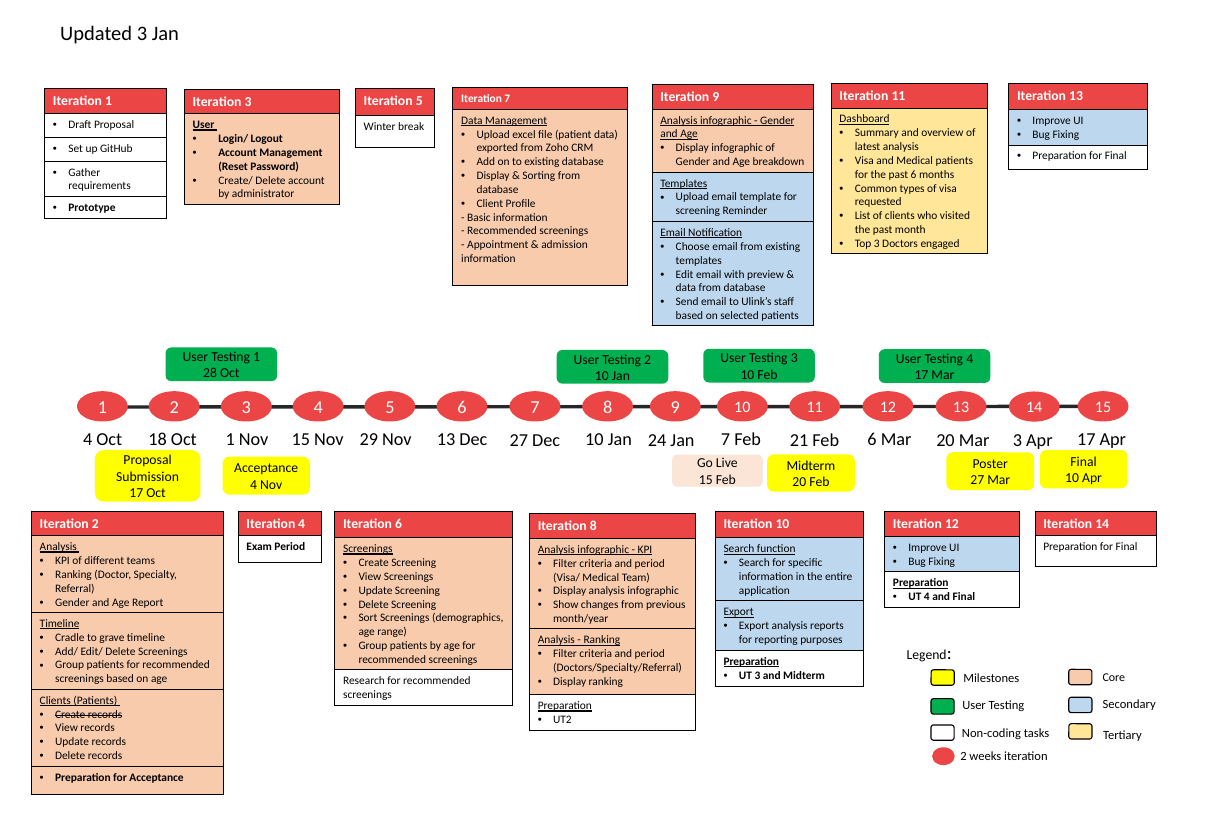
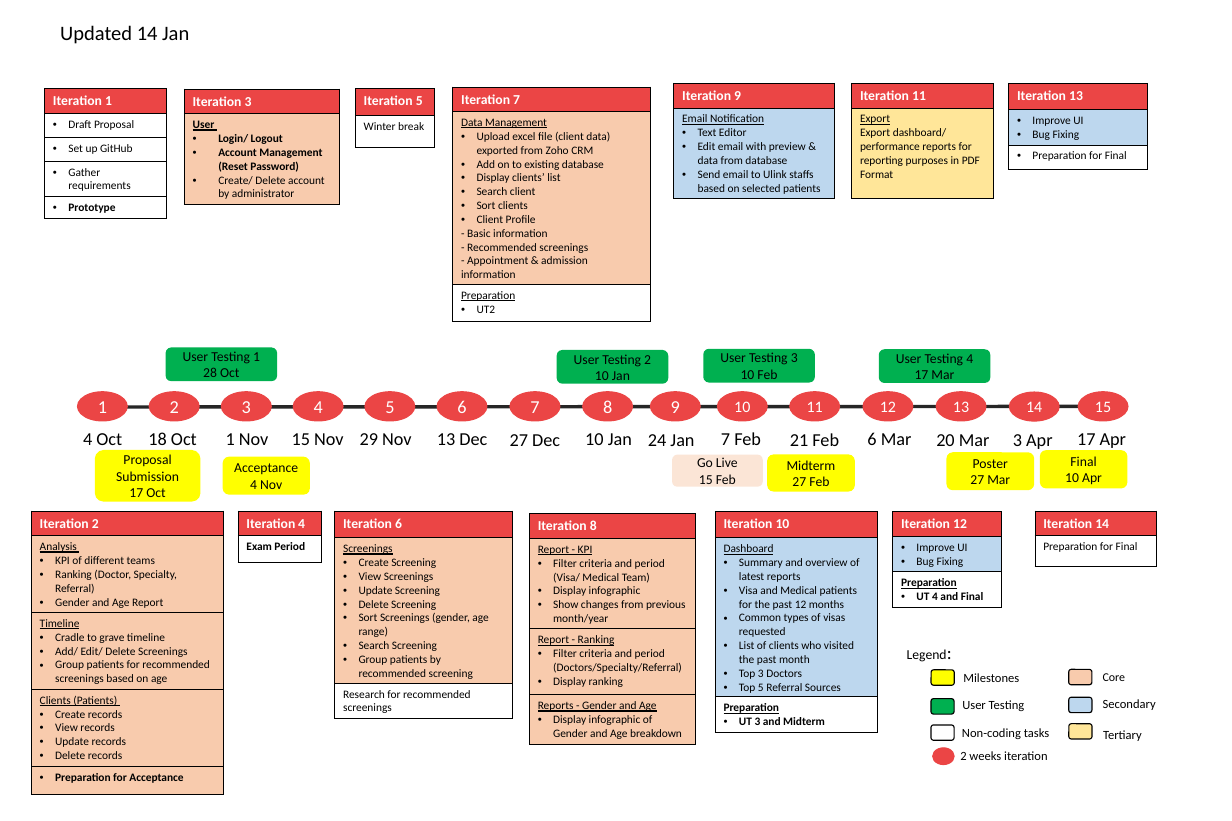
Before and after one commit to seankwok/Ulink, a slide deck: slide 1 of Documentation/Wiki Documents/4. PROJECT MANAGEMENT/Timeline/Timeline iterations edit.pptx. Drawn at 1232x821 pixels with LibreOffice and Linux fonts; fonts in the diff are those of the drawing. Boxes give left, top, right and bottom in pixels: in the first picture for what was removed or moved away, otherwise in the second. Text is boxed around its words. In the diff, an @@ line names an element or a change of style, - is before the commit and + after.

```diff
--- a/Documentation/Wiki Documents/4. PROJECT MANAGEMENT/Timeline/Timeline iterations edit.pptx
+++ b/Documentation/Wiki Documents/4. PROJECT MANAGEMENT/Timeline/Timeline iterations edit.pptx
@@ text at [60, 25, 189, 44]: text changed @@
-Updated 3 Jan
+Updated 14 Jan
@@ table at [453, 87, 650, 321] @@
-row 2: Data Management / Upload excel file (patient data) exported from Zoho CRM / Add on to existing database / Display & Sorting from database / Client Profile / - Basic information / - Recommended screenings / - Appointment & admission information
+row 2: Data Management / Upload excel file (client data) exported from Zoho CRM / Add on to existing database / Display clients’ list / Search client / Sort clients / Client Profile / - Basic information / - Recommended screenings / - Appointment & admission information
+row 3: Preparation / UT2
@@ table: place and size @@
-table at [453, 87, 627, 285]
+table at [453, 87, 650, 321]
@@ table at [674, 83, 835, 198] @@
-row 2: Analysis infographic - Gender and Age / Display infographic of Gender and Age breakdown
-row 3: Templates / Upload email template for screening Reminder
-row 4: Email Notification / Choose email from existing templates / Edit email with preview & data from database / Send email to Ulink’s staff based on selected patients
+row 2: Email Notification / Text Editor / Edit email with preview & data from database / Send email to Ulink staffs based on selected patients
@@ table: place and size @@
-table at [652, 85, 813, 339]
+table at [674, 83, 835, 198]
@@ table at [852, 83, 993, 198] @@
-row 2, column 1: Dashboard / Summary and overview of latest analysis / Visa and Medical patients for the past 6 months / Common types of visa requested / List of clients who visited the past month / Top 3 Doctors engaged
+row 2, column 1: Export / Export dashboard/ performance reports for reporting purposes in PDF Format
@@ table: place and size @@
-table at [831, 83, 987, 253]
+table at [852, 83, 993, 198]
@@ text in rounded rectangle at [792, 476, 829, 486]: text changed @@
-20 Feb
+27 Feb
@@ table at [31, 512, 223, 795] @@
@@ strikethrough off in "Create records" @@
@@ table at [335, 512, 513, 719] @@
-row 2, column 1: Screenings / Create Screening / View Screenings / Update Screening / Delete Screening / Sort Screenings (demographics, age range) / Group patients by age for recommended screenings
+row 2, column 1: Screenings / Create Screening / View Screenings / Update Screening / Delete Screening / Sort Screenings (gender, age range) / Search Screening / Group patients by recommended screening
@@ table at [530, 514, 696, 745] @@
-row 2, column 1: Analysis infographic - KPI / Filter criteria and period (Visa/ Medical Team) / Display analysis infographic / Show changes from previous month/year
+row 2, column 1: Report - KPI / Filter criteria and period (Visa/ Medical Team) / Display infographic / Show changes from previous month/year
-row 3, column 1: Analysis - Ranking / Filter criteria and period (Doctors/Specialty/Referral) / Display ranking
+row 3, column 1: Report - Ranking / Filter criteria and period (Doctors/Specialty/Referral) / Display ranking
-row 4, column 1: Preparation / UT2
+row 4, column 1: Reports - Gender and Age / Display infographic of Gender and Age breakdown
@@ fill none to #F8CBAD in row 4, column 1 @@
@@ table at [715, 512, 877, 733] @@
-row 2: Search function / Search for specific information in the entire application
-row 3: Export / Export analysis reports for reporting purposes
+row 2: Dashboard / Summary and overview of latest reports / Visa and Medical patients for the past 12 months / Common types of visas requested / List of clients who visited the past month / Top 3 Doctors / Top 5 Referral Sources
@@ table: place and size @@
-table at [715, 512, 863, 686]
+table at [715, 512, 877, 733]
@@ table: place and size @@
-table at [885, 512, 1019, 608]
+table at [893, 512, 1001, 608]
```
Also in this commit, not shown: 1 slide added, 20 other files.
